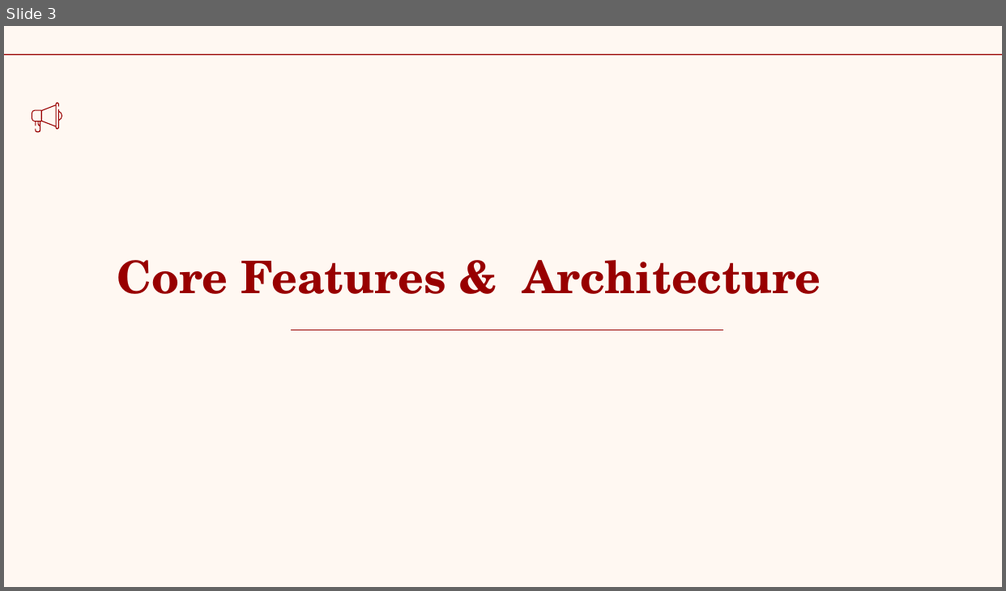
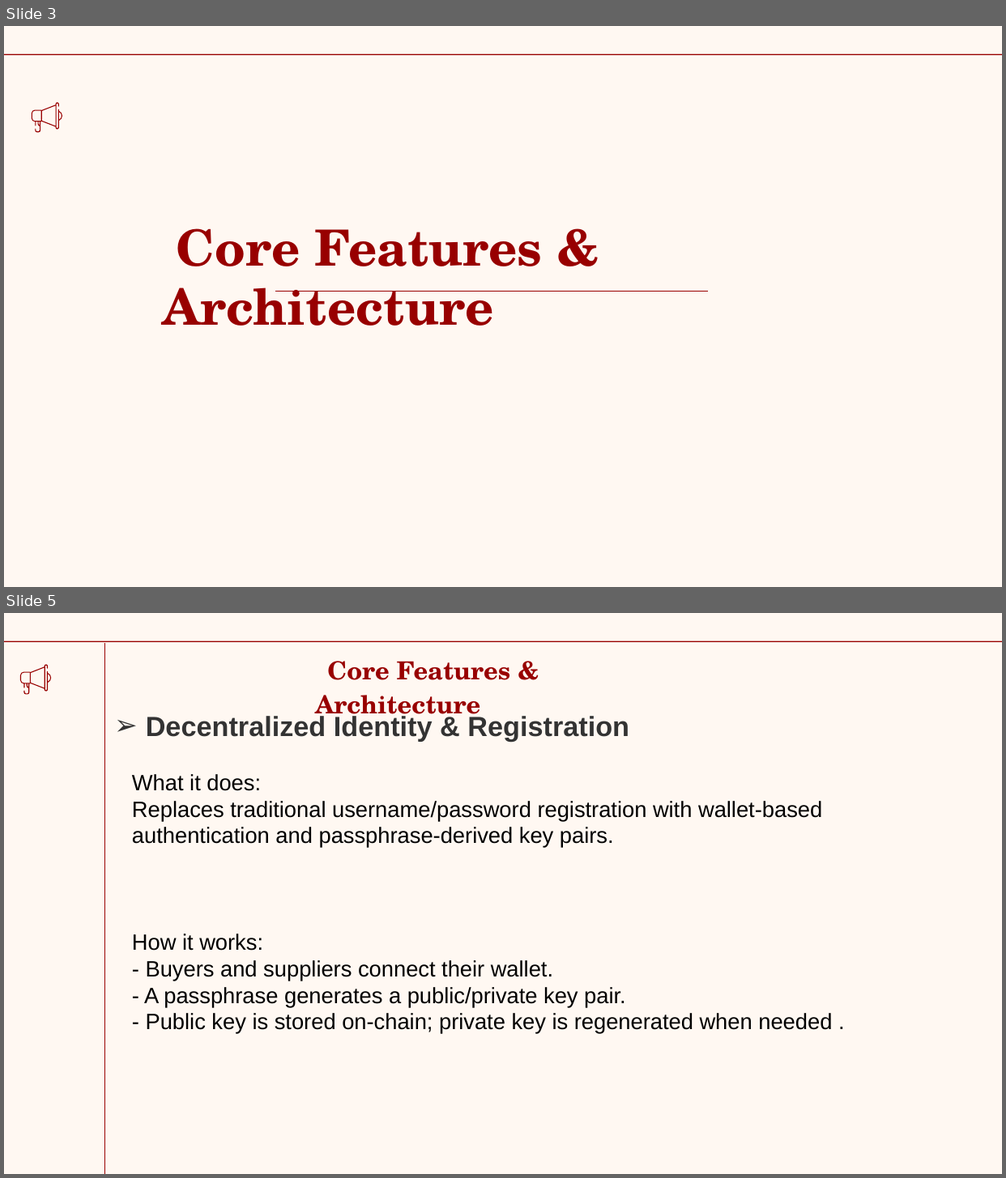
Before and after one commit to stfx86/SupplierMS, a slide deck: overview.pptx. Shown one above the other, each under a label of ours: slide 3 before the commit, slides 3 and 5 after it; the slides between them are not shown. The pictures are 1006x591 and 1006x1178 pixels, drawn with LibreOffice and Linux fonts; fonts in the diff are those of the drawing. Boxes give left, top, right and bottom in pixels: in the first picture for what was removed or moved away, otherwise in the second. Text is boxed around its words. In the diff, an @@ line names an element or a change of style, - is before the commit and + after.

```diff
--- a/overview.pptx
+++ b/overview.pptx
@@ slide 5 added at <box>4,613,1002,1174</box>, background #FFF8F2; not listed: 1 template element that a slide beside it also shows @@
@@ line added from (104, 1174) to (104, 643), #980000 0.75 pt @@
@@ title added at <box>315,661,511,723</box>, 18 pt, text #980000, bold @@
+Core Features & Architecture
@@ freeform shape added at <box>20,664,51,694</box>, fill #980000 @@
@@ text added at <box>146,713,629,741</box>, 20 pt, text #333333, bold @@
+➢ Decentralized Identity & Registration
@@ text added at <box>132,774,832,1034</box>, 16 pt, text #000000 @@
+What it does:
+Replaces traditional username/password registration with wallet-based authentication and passphrase-derived key pairs.
+How it works:
+- Buyers and suppliers connect their wallet.
+- A passphrase generates a public/private key pair.
+- Public key is stored on-chain; private key is regenerated when needed .
@@ slide 3 changed as well @@
@@ title "Core Features & Architecture": place and size @@
-title "Core Features & Architecture" at <box>117,260,821,294</box>
+title "Core Features & Architecture" at <box>163,228,542,326</box>
@@ title "Core Features & Architecture" at <box>163,228,542,326</box>: size 32.4 to 36 pt @@
@@ line moved from (722, 331) - (291, 331) to (708, 292) - (275, 292) @@
```
Also in this commit, not shown: 14 other slides changed, 9 other slides added, 1 slide removed, 2 other files.
